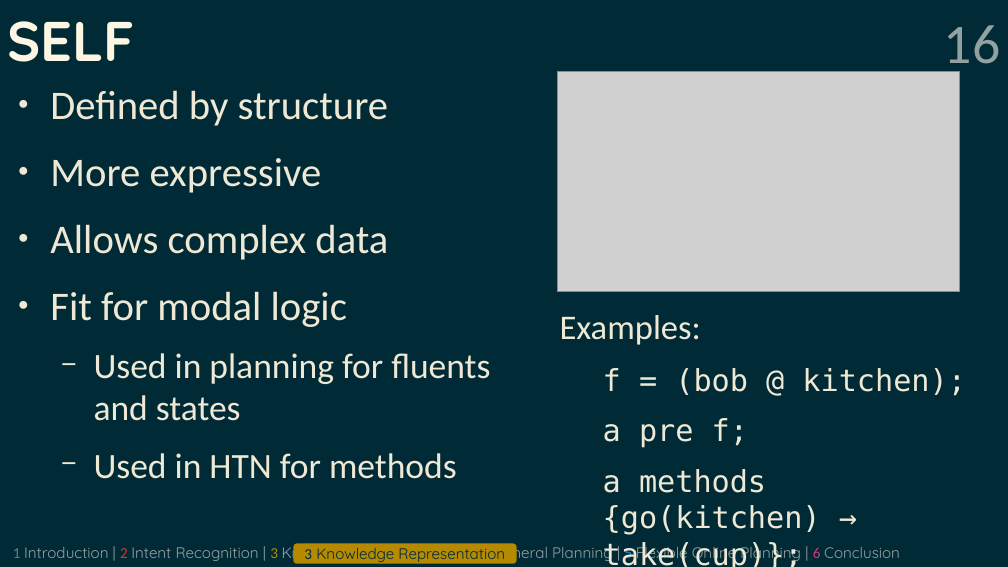
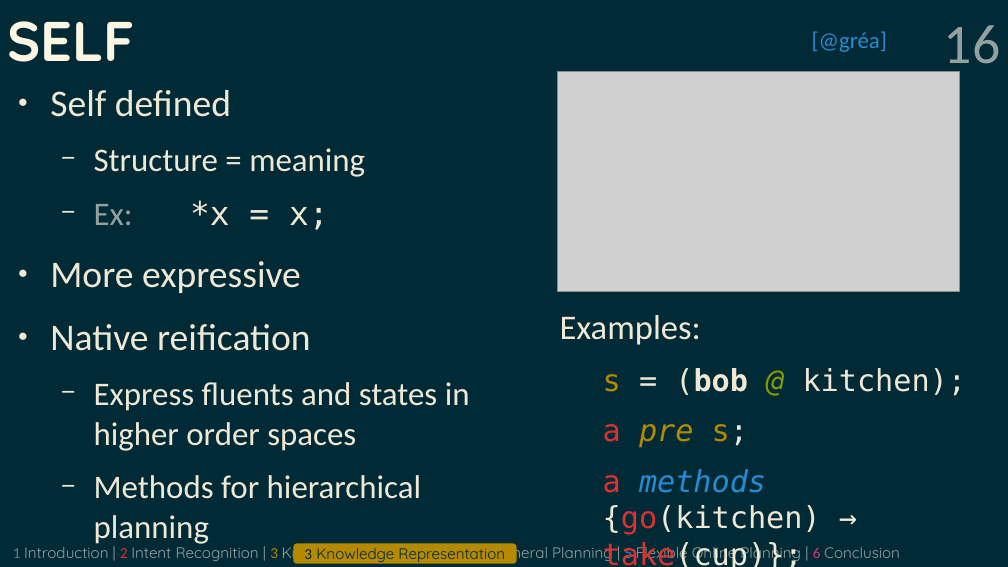
Before and after one commit to grea09/gennio, a slide deck: slide 16 of doc/defense.odp. Drawn at 1008x567 pixels with LibreOffice and Linux fonts; fonts in the diff are those of the drawing; grey boxes stand for pictures. Boxes give left, top, right and bottom in pixels: in the first picture for what was removed or moved away, otherwise in the second. Text is boxed around its words. In the diff, an @@ line names an element or a change of style, - is before the commit and + after.

```diff
--- a/doc/defense.odp
+++ b/doc/defense.odp
@@ text added at (812, 31, 887, 52), 18 pt, text #268BD2 @@
+[@gréa]
@@ text at (50, 90, 365, 230): text changed; size 32 to 25.9 pt @@
-● Defined by structure
+● Self defined
+  − Structure = meaning
+  − Ex: *x = x;
@@ text at (50, 261, 301, 293): size 32 to 29.6 pt in "More expressive" @@
@@ text at (50, 324, 470, 544): text changed; size 28 to 25.9 pt @@
-● Allows complex data
-● Fit for modal logic
-  − Used in planning for fluents and states
-  − Used in HTN for methods
+● Native reification
+  − Express fluents and states in higher order spaces
+  − Methods for hierarchical planning
@@ text at (603, 368, 966, 448): text changed @@
-  f = (bob @ kitchen);
-  a pre f;
+  s = (bob @ kitchen);
+  a pre s;
@@ text at (603, 469, 821, 567): text colour #EEE8D5 to #DC322F in "a {go(kitchen) take(cup)};"; text colour #EEE8D5 to #268BD2, italic on in "methods" @@
```
Also in this commit, not shown: 20 other slides changed, 2 slides added, 2 slides removed, 1 other file.
